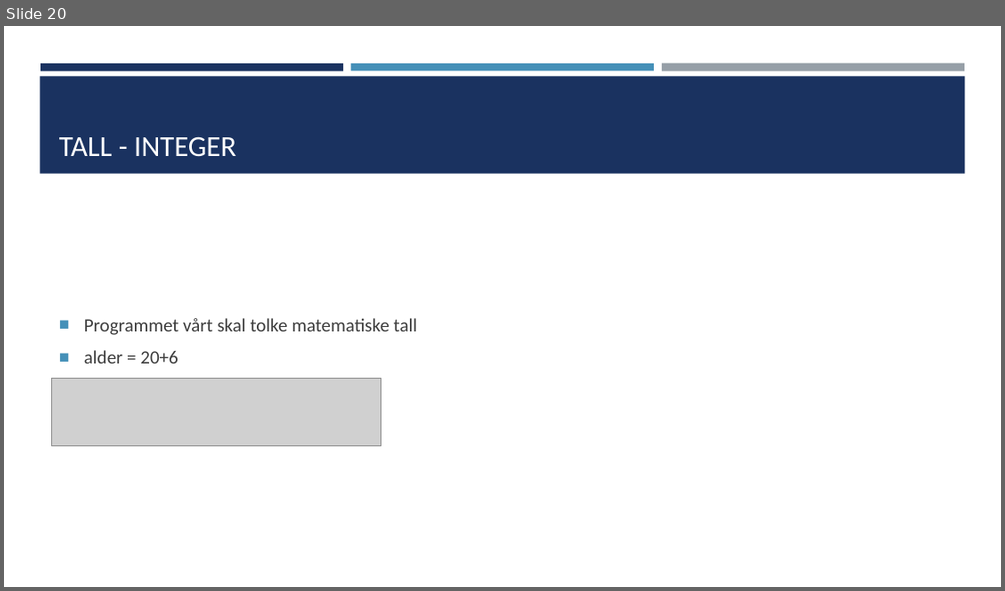
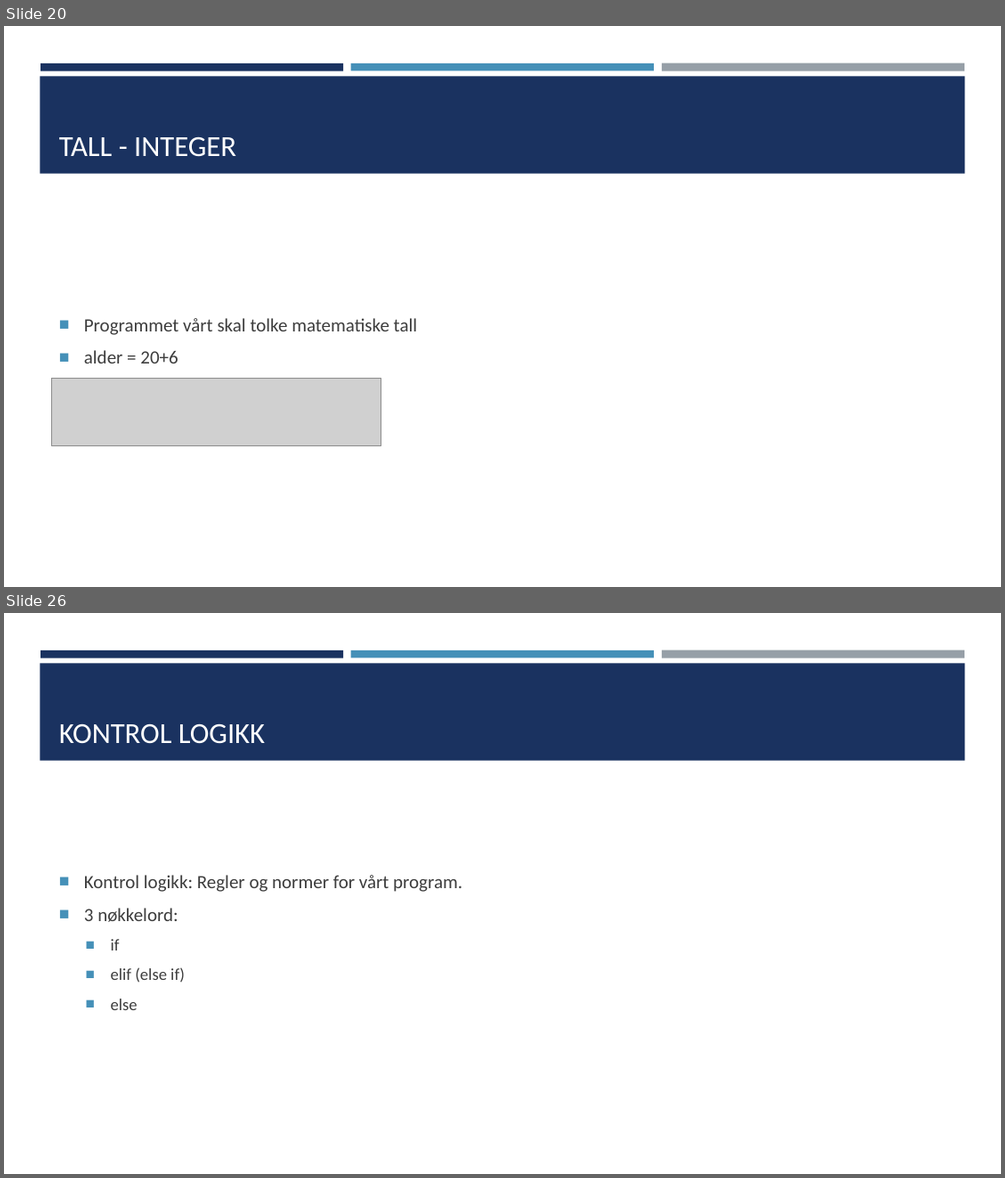
Before and after one commit to TheCodeAddiction/Learn-Python-Workshop, a slide deck: koding workshop powerpoint.pptx. Shown one above the other, each under a label of ours: slide 20 before the commit, slides 20 and 26 after it; the slides between them are not shown. The pictures are 1005x591 and 1005x1178 pixels, drawn with LibreOffice and Linux fonts; fonts in the diff are those of the drawing; grey boxes stand for pictures. Boxes give left, top, right and bottom in pixels: in the first picture for what was removed or moved away, otherwise in the second. Text is boxed around its words. In the diff, an @@ line names an element or a change of style, - is before the commit and + after.

```diff
--- a/koding workshop powerpoint.pptx
+++ b/koding workshop powerpoint.pptx
@@ slide 26 added at [4, 613, 1001, 1174], background #FFFFFF; not listed: 4 template elements that a slide beside it also shows @@
@@ title added at [59, 724, 265, 744], 28 pt, text #FFFFFF @@
+KONTROL LOGIKK
@@ text added at [84, 875, 462, 1010], 18 pt, text #3D3D3D @@
+■ Kontrol logikk: Regler og normer for vårt program.
+■ 3 nøkkelord:
+  ■ if
+  ■ elif (else if)
+  ■ else
```
Also in this commit, not shown: 1 slide changed, 10 other slides added, 6 other files.
